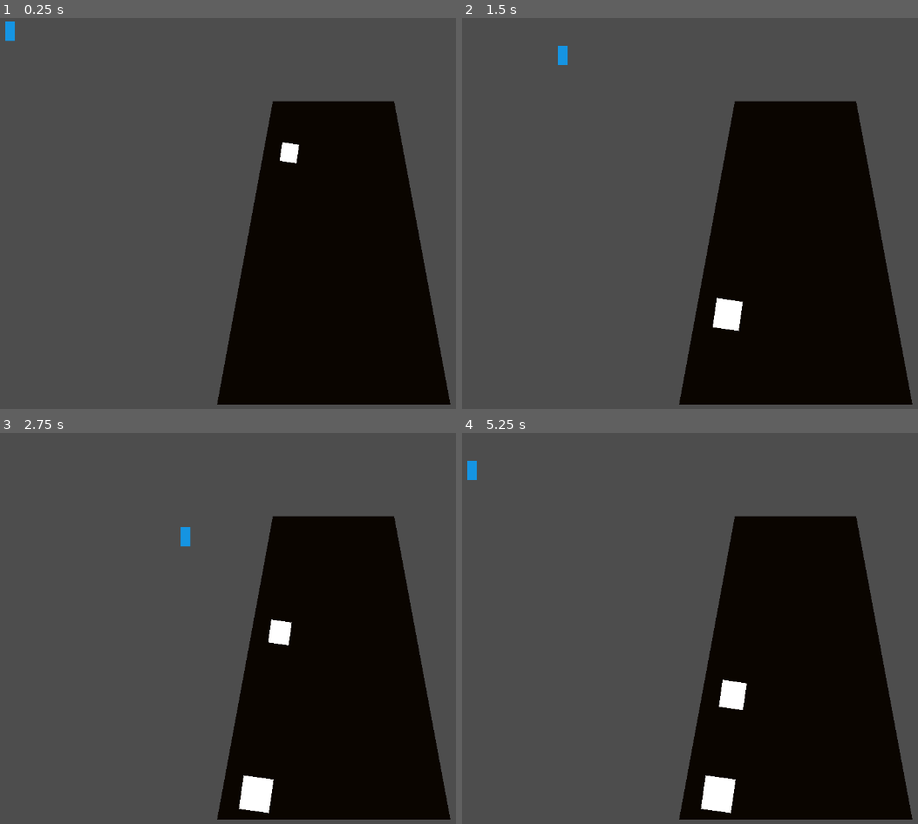
Above: before the commit, frames 1-4 (two rows, left to right).
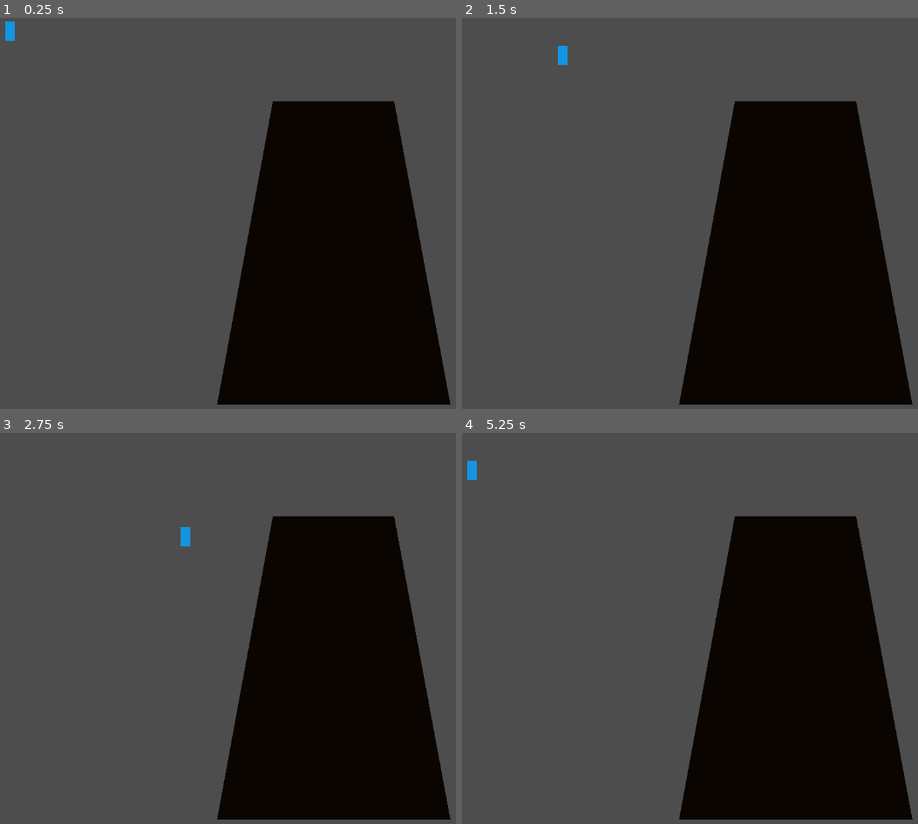
Above: after the commit, the same moments.

Repository: Aggy-non/jame-gam-1
Game: Godot game, scene res://node_2d.tscn
Two runs of this game, one before a commit and one after it. Both use one fixed random seed, a clock stepped at 60 frames per second and the inputs below.
Inputs:
- Up to frame 1 (0.25 s): no input
- Up to frame 2 (1.5 s): hold Right (ui_right) 0.53-1.28 s; hold Down (ui_down) from 1.28 s (still down)
- Up to frame 3 (2.75 s): release Down (ui_down) at 2.03 s; hold Right (ui_right) from 2.03 s (still down)
- Up to frame 4 (5.25 s): release Right (ui_right) at 2.78 s; hold Up (ui_up) 2.78-3.53 s; hold Left (ui_left) 3.53-5.03 s; hold Down (ui_down) from 5.03 s (still down)

The runs differ from the first frame. In frame 1, 0.2% of the frame differs, in the area x 61-66%, y 31-38%; in frame 2, 0.5%; in frame 3, 0.9%; in frame 4, 1.0%, in the area x 52-63%, y 63-98%.
Error after the commit: Cannot call method 'connect' on a null value. (res://laneSawn.gd:25)

Commit message:
beat manager

Diff:
--- /dev/null
+++ b/beatManager.gd
@@ -0,0 +1,17 @@
+extends Node
+
+signal beat(lane: int, time: float)
+
+@export var beatmap: Array = [
+	{"time": 0.5, "lane": 0},
+	{"time": 1.0, "lane": 1},
+	{"time": 1.5, "lane": 2},
+	{"time": 2.0, "lane": 3},
+]
+func _ready():
+	for beat in beatmap:
+		spawn_beat_later(beat)
+
+func spawn_beat_later(beat_data: Dictionary):
+	await get_tree().create_timer(beat_data["time"]).timeout
+	emit_signal("beat", beat_data["lane"], beat_data["time"])
--- a/lane.tscn
+++ b/lane.tscn
@@ -5,16 +5,18 @@
 
 [sub_resource type="Curve2D" id="Curve2D_3g2cn"]
 _data = {
-"points": PackedVector2Array(0, 0, 0, 0, 0, 0, 0, 0, 0, 0, -61, 429)
+"points": PackedVector2Array(0, 0, 0, 0, -2, 0, 0, 0, 0, 0, -59, 425)
 }
 point_count = 2
 
 [node name="Lane" type="Node2D"]
 script = ExtResource("1_phwy2")
 note_scene = ExtResource("2_3g2cn")
+min_scale = 1.0
 
 [node name="Path2D" type="Path2D" parent="."]
 curve = SubResource("Curve2D_3g2cn")
 
 [node name="NoteFollower" type="PathFollow2D" parent="Path2D"]
-rotation = 1.71204
+position = Vector2(-2, 0)
+rotation = 1.70412
--- a/laneSawn.gd
+++ b/laneSawn.gd
@@ -1,7 +1,7 @@
 extends Node2D
 
+@export var lane_id := 0  # Set this to 0, 1, 2, or 3 per lane instance
 @export var note_scene: PackedScene
-@export var spawn_rate := 1.0
 @export var min_scale := 0.5
 @export var max_scale := 2.0
 
@@ -21,15 +21,16 @@
 			queue_free()
 
 func _ready():
-	spawn_loop()
+	var beat_manager := get_node("/root/Main/BeatManager")  # Adjust path if needed
+	beat_manager.connect("beat", Callable(self, "_on_beat"))
 
-func spawn_loop():
-	while true:
+func _on_beat(lane: int, time: float):
+	if lane == lane_id:
 		spawn_note()
-		await get_tree().create_timer(spawn_rate).timeout
 
 func spawn_note():
 	var follower := PathFollow2D.new()
+	follower.rotates = false
 	$Path2D.add_child(follower)
 
 	var note := note_scene.instantiate()
--- a/node_2d.tscn
+++ b/node_2d.tscn
@@ -8,6 +8,80 @@
 
 [sub_resource type="RectangleShape2D" id="RectangleShape2D_epypp"]
 size = Vector2(16, 32)
+
+[sub_resource type="PackedScene" id="PackedScene_epypp"]
+resource_local_to_scene = true
+_bundled = {
+"conn_count": 0,
+"conns": PackedInt32Array(),
+"editable_instances": [],
+"names": PackedStringArray("Node2D", "ColorRect", "offset_left", "offset_top", "offset_right", "offset_bottom", "Sprite2D"),
+"node_count": 3,
+"node_paths": [],
+"nodes": PackedInt32Array(-1, -1, 0, 0, -1, 0, 0, 0, 0, 1, 1, -1, 4, 2, 0, 3, 1, 4, 2, 5, 2, 0, 0, 0, 6, 6, -1, 0, 0),
+"variants": [-14.0, -11.0, 14.0],
+"version": 3
+}
+
+[sub_resource type="PackedScene" id="PackedScene_0hol4"]
+resource_local_to_scene = true
+_bundled = {
+"conn_count": 0,
+"conns": PackedInt32Array(),
+"editable_instances": [],
+"names": PackedStringArray("Node2D", "ColorRect", "offset_left", "offset_top", "offset_right", "offset_bottom", "Sprite2D"),
+"node_count": 3,
+"node_paths": [],
+"nodes": PackedInt32Array(-1, -1, 0, 0, -1, 0, 0, 0, 0, 1, 1, -1, 4, 2, 0, 3, 1, 4, 2, 5, 2, 0, 0, 0, 6, 6, -1, 0, 0),
+"variants": [-14.0, -11.0, 14.0],
+"version": 3
+}
+
+[sub_resource type="Curve2D" id="Curve2D_epypp"]
+_data = {
+"points": PackedVector2Array(0, 0, 0, 0, -28.9669, 55.7542, 0, 0, 0, 0, 34.0331, 485.754)
+}
+point_count = 2
+
+[sub_resource type="PackedScene" id="PackedScene_q6r6c"]
+resource_local_to_scene = true
+_bundled = {
+"conn_count": 0,
+"conns": PackedInt32Array(),
+"editable_instances": [],
+"names": PackedStringArray("Node2D", "ColorRect", "offset_left", "offset_top", "offset_right", "offset_bottom", "Sprite2D"),
+"node_count": 3,
+"node_paths": [],
+"nodes": PackedInt32Array(-1, -1, 0, 0, -1, 0, 0, 0, 0, 1, 1, -1, 4, 2, 0, 3, 1, 4, 2, 5, 2, 0, 0, 0, 6, 6, -1, 0, 0),
+"variants": [-14.0, -11.0, 14.0],
+"version": 3
+}
+
+[sub_resource type="Curve2D" id="Curve2D_0hol4"]
+_data = {
+"points": PackedVector2Array(0, 0, 0, 0, 4, -1, 0, 0, 0, 0, 30, 424)
+}
+point_count = 2
+
+[sub_resource type="PackedScene" id="PackedScene_kdubu"]
+resource_local_to_scene = true
+_bundled = {
+"conn_count": 0,
+"conns": PackedInt32Array(),
+"editable_instances": [],
+"names": PackedStringArray("Node2D", "ColorRect", "offset_left", "offset_top", "offset_right", "offset_bottom", "Sprite2D"),
+"node_count": 3,
+"node_paths": [],
+"nodes": PackedInt32Array(-1, -1, 0, 0, -1, 0, 0, 0, 0, 1, 1, -1, 4, 2, 0, 3, 1, 4, 2, 5, 2, 0, 0, 0, 6, 6, -1, 0, 0),
+"variants": [-14.0, -11.0, 14.0],
+"version": 3
+}
+
+[sub_resource type="Curve2D" id="Curve2D_q6r6c"]
+_data = {
+"points": PackedVector2Array(0, 0, 0, 0, 0, 0, 0, 0, 0, 0, -15, 423)
+}
+point_count = 2
 
 [node name="Node2D" type="Node2D"]
 position = Vector2(15, 18)
@@ -42,8 +116,46 @@
 color = Color(0.04, 0.02078, 0.0028, 1)
 polygon = PackedVector2Array(-84.6483, -30.4273, 109.164, -30.5325, 199.102, 225.491, -173.796, 225.491)
 uv = PackedVector2Array(-85, -32, 16, -32, 109, -32, 202, 226, -168, 224)
+metadata/_edit_lock_ = true
 
 [node name="Lane" parent="." instance=ExtResource("3_epypp")]
 position = Vector2(480, 152)
-spawn_rate = 2.0
-min_scale = 1.0
+note_scene = SubResource("PackedScene_epypp")
+
+[node name="Lane2" parent="." instance=ExtResource("3_epypp")]
+position = Vector2(640.967, 94.2458)
+note_scene = SubResource("PackedScene_0hol4")
+
+[node name="Path2D" parent="Lane2" index="0"]
+curve = SubResource("Curve2D_epypp")
+
+[node name="NoteFollower" parent="Lane2/Path2D" index="0"]
+position = Vector2(-28.9669, 55.7542)
+rotation = 1.42532
+
+[node name="Lane3" parent="." instance=ExtResource("3_epypp")]
+position = Vector2(569, 152)
+note_scene = SubResource("PackedScene_q6r6c")
+
+[node name="Path2D" parent="Lane3" index="0"]
+curve = SubResource("Curve2D_0hol4")
+
+[node name="NoteFollower" parent="Lane3/Path2D" index="0"]
+position = Vector2(4, -1)
+rotation = 1.5097
+
+[node name="Lane4" parent="." instance=ExtResource("3_epypp")]
+position = Vector2(527, 152)
+note_scene = SubResource("PackedScene_kdubu")
+
+[node name="Path2D" parent="Lane4" index="0"]
+curve = SubResource("Curve2D_q6r6c")
+
+[node name="NoteFollower" parent="Lane4/Path2D" index="0"]
+position = Vector2(0, 0)
+rotation = 1.60624
+
+[editable path="Lane"]
+[editable path="Lane2"]
+[editable path="Lane3"]
+[editable path="Lane4"]
Not shown, added: beatManager.gd.uid
Not shown: 1 places in node_2d.tscn that only renumber resources
